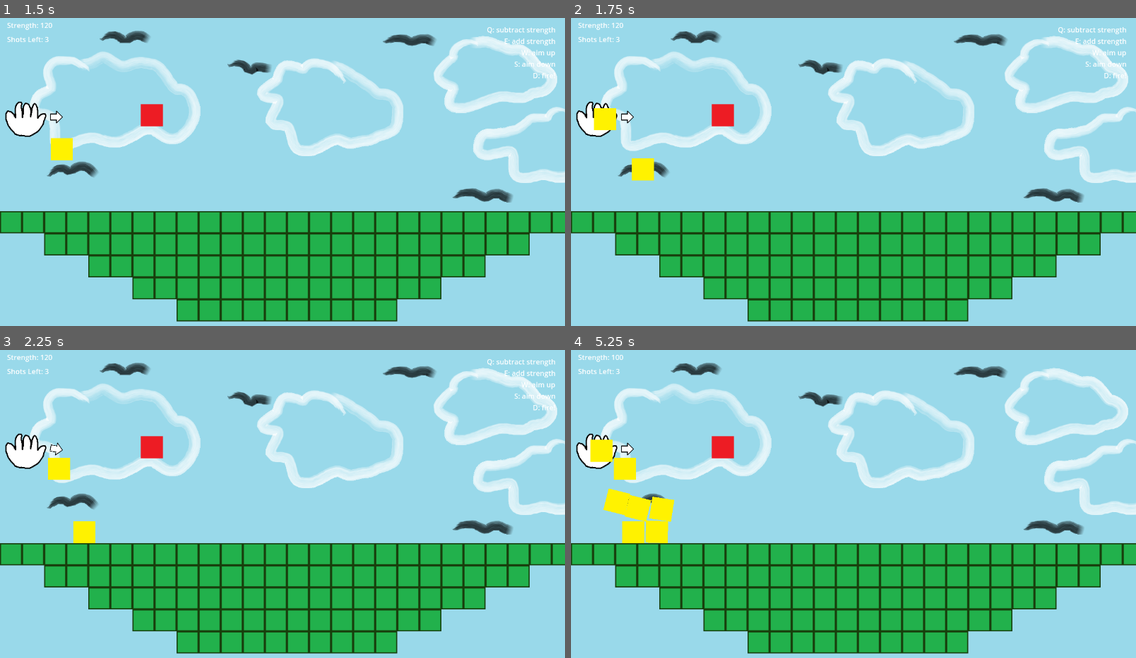
Above: before the commit, frames 1-4 (two rows, left to right).
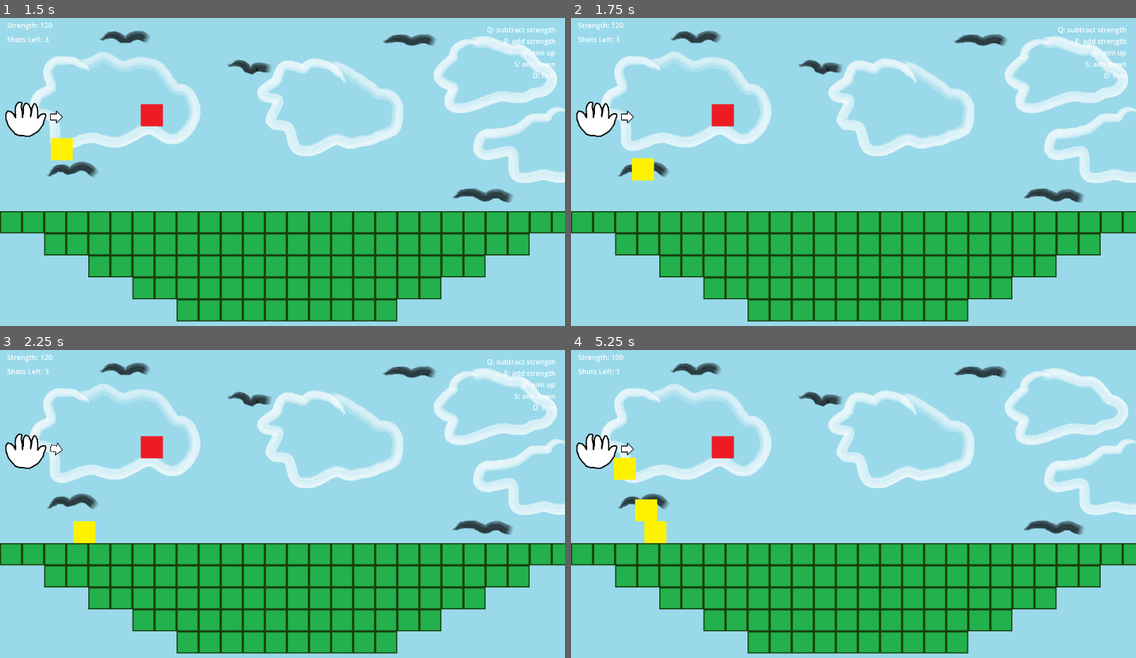
Above: after the commit, the same moments.

Repository: bsu-cs315/E1.1-Hovell
Game: Godot game, scene res://level.tscn
The game is run twice, just before and just after one commit, with the same random seed, the same clock (stepped at 60 frames per second) and the same inputs.
Inputs:
- Up to frame 1 (1.5 s): tap Enter at 0.5 s; tap D (launch) at 0.6 s; tap E (addStrength) at 1.35 s
- Up to frame 2 (1.75 s): tap D (launch) at 1.55 s
- Up to frame 3 (2.25 s): tap S (addY) at 2.1 s
- Up to frame 4 (5.25 s): tap D (launch) at 2.3, 2.85, 3.8, 4.55, 5.1 s; tap Q (subtractStrength) at 3.6 s; tap W (subtractY) at 4.35 s

Frame 1 is identical in both runs. In frame 2, 0.3% of the frame differs, in the area x 4-8%, y 29-37%; in frame 3, 0.3%; in frame 4, 1.3%, in the area x 3-19%, y 6-63%.

Commit message:
Fix being able to shoot while projectile is in the air

Diff:
--- a/hand.gd
+++ b/hand.gd
@@ -21,7 +21,7 @@
 
 
 func launch() -> void:
-	if (shotsLeft > 0):
+	if (shotsLeft > 0 && !isShot):
 		sfxPew.play()
 		ball = load("res://shooter.tscn").instantiate()
 		get_parent().add_child(ball)
